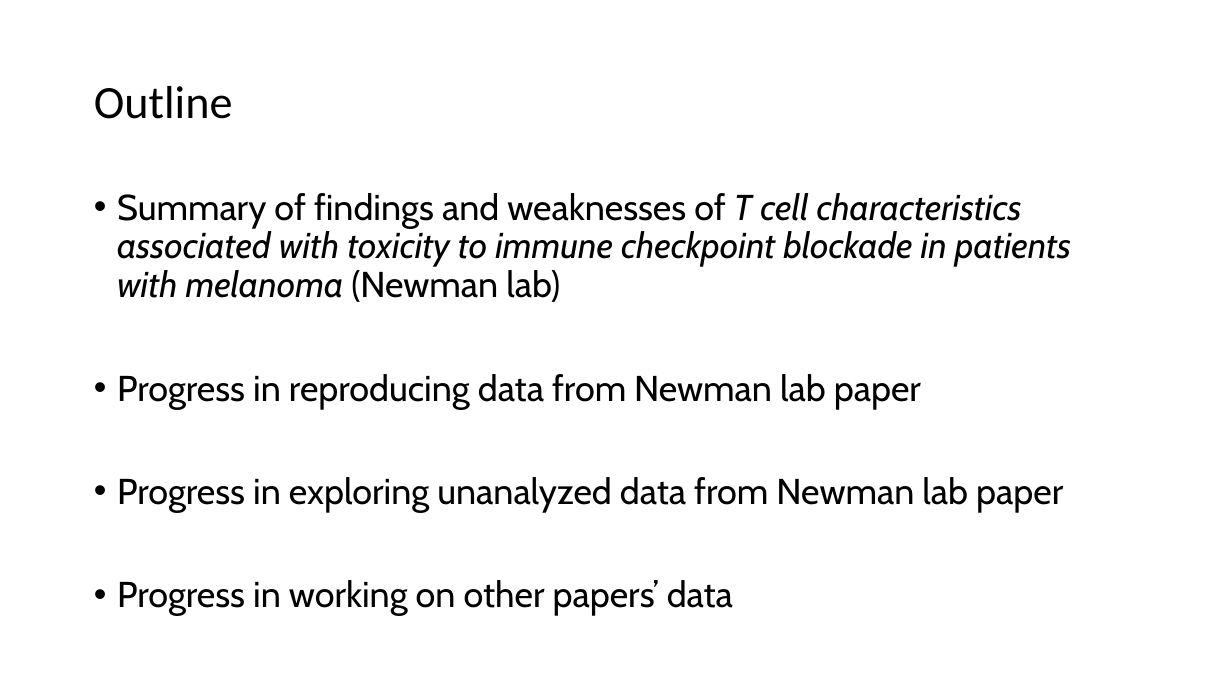
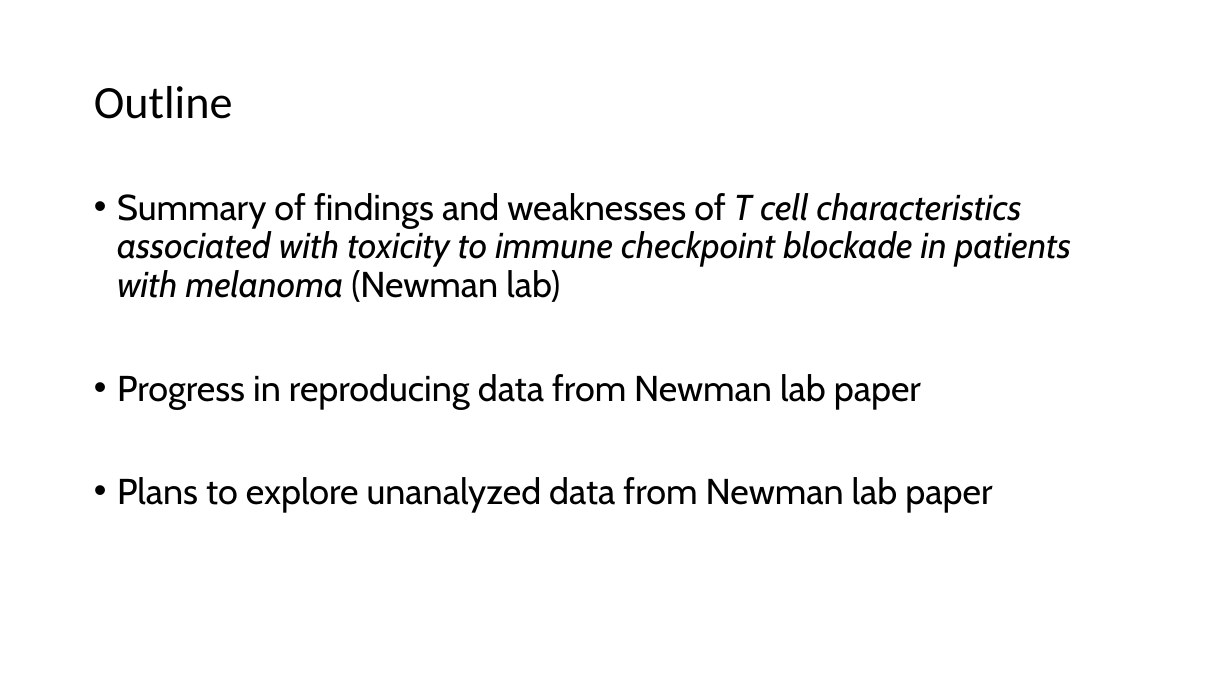
Before and after one commit to tybottorff/bottorffdocs, a slide deck: slide 2 of linsley_postdoc/presentations/weekly_meetings/10_5_23.pptx. Drawn at 1232x693 pixels with LibreOffice and Linux fonts; fonts in the diff are those of the drawing. Boxes give left, top, right and bottom in pixels: in the first picture for what was removed or moved away, otherwise in the second. Text is boxed around its words. In the diff, an @@ line names an element or a change of style, - is before the commit and + after.

Commit message:
Draft slides

```diff
--- a/linsley_postdoc/presentations/weekly_meetings/10_5_23.pptx
+++ b/linsley_postdoc/presentations/weekly_meetings/10_5_23.pptx
@@ text at box(117, 477, 992, 513): text changed @@
-• Progress in exploring unanalyzed data from Newman lab paper
-• Progress in working on other papers’ data
+• Plans to explore unanalyzed data from Newman lab paper
```
Also in this commit, not shown: 1 other slide changed, 7 slides added, 5 slides removed.
